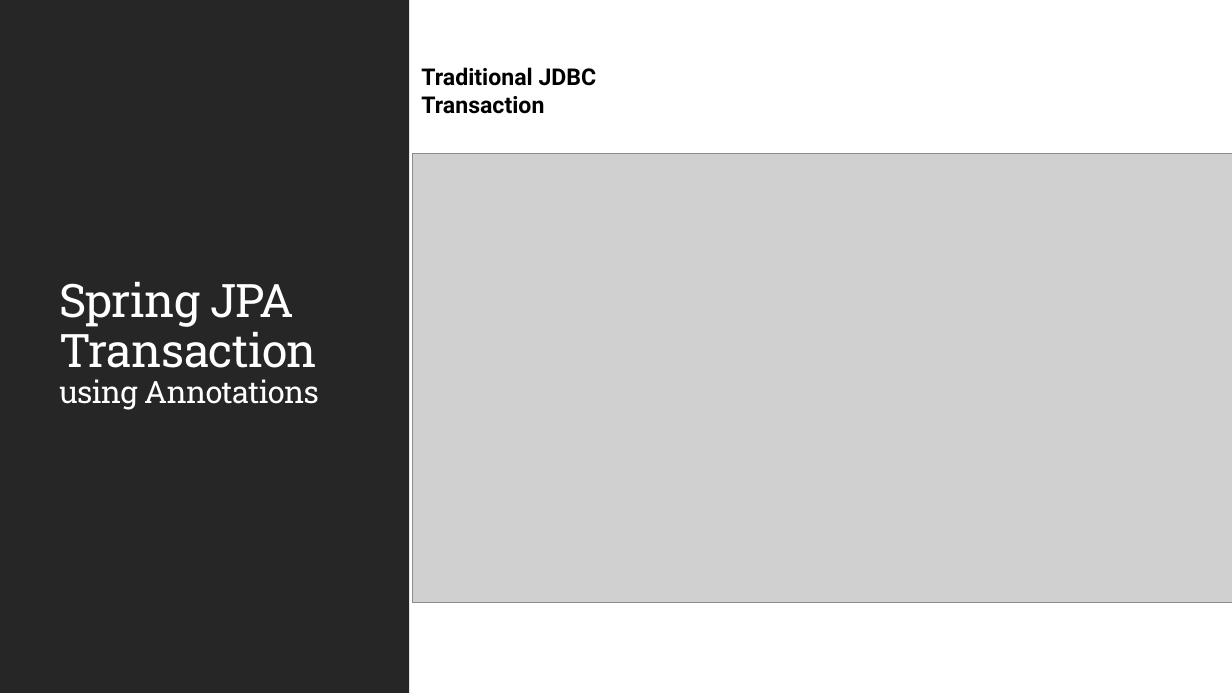
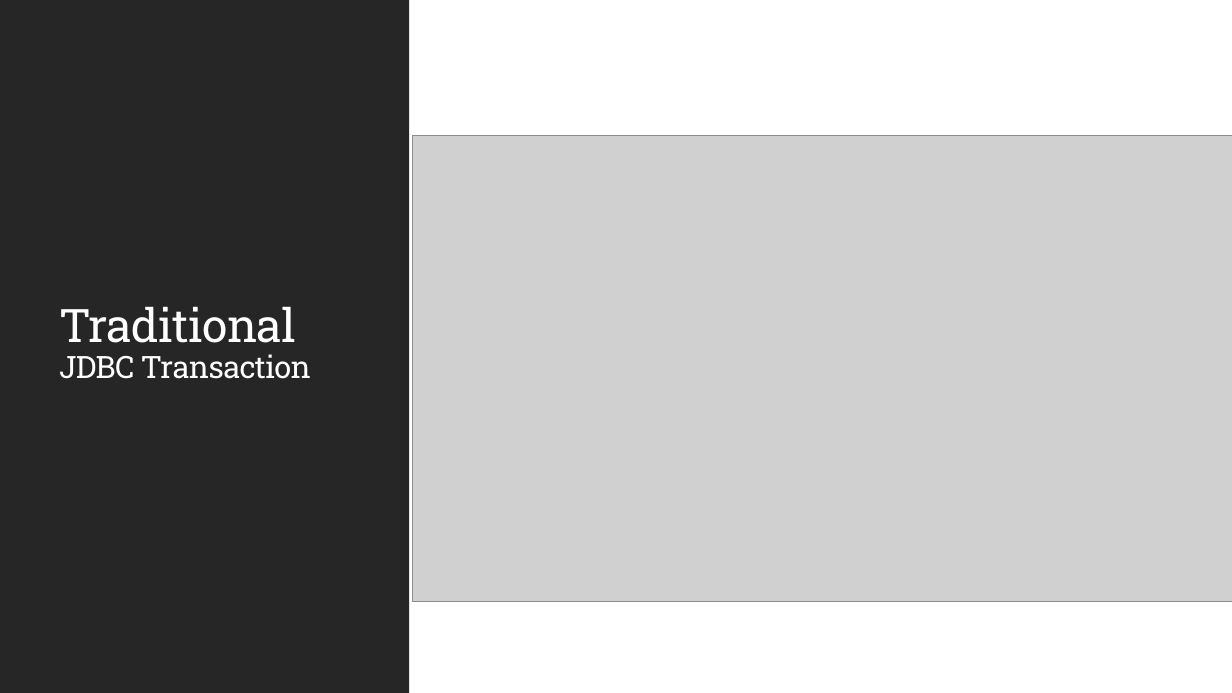
Before and after one commit to JSS-DEVCORE/JdbcExample, a slide deck: slide 23 of docs/JDBC Insights.pptx. Drawn at 1232x693 pixels with LibreOffice and Linux fonts; fonts in the diff are those of the drawing; grey boxes stand for pictures. Boxes give left, top, right and bottom in pixels: in the first picture for what was removed or moved away, otherwise in the second. Text is boxed around its words. In the diff, an @@ line names an element or a change of style, - is before the commit and + after.

```diff
--- a/docs/JDBC Insights.pptx
+++ b/docs/JDBC Insights.pptx
@@ text removed at (x1=421, y1=67, x2=597, y2=114) @@
-Traditional JDBC Transaction
@@ picture resized from (x1=412, y1=153, x2=1232, y2=602) to (x1=412, y1=136, x2=1232, y2=603) @@
@@ title at (x1=59, y1=306, x2=311, y2=379): text changed; size 36 to 24 pt @@
-Spring JPA Transaction using Annotations
+Traditional JDBC Transaction
```
Also in this commit, not shown: 4 other slides changed, 1 slide added.
